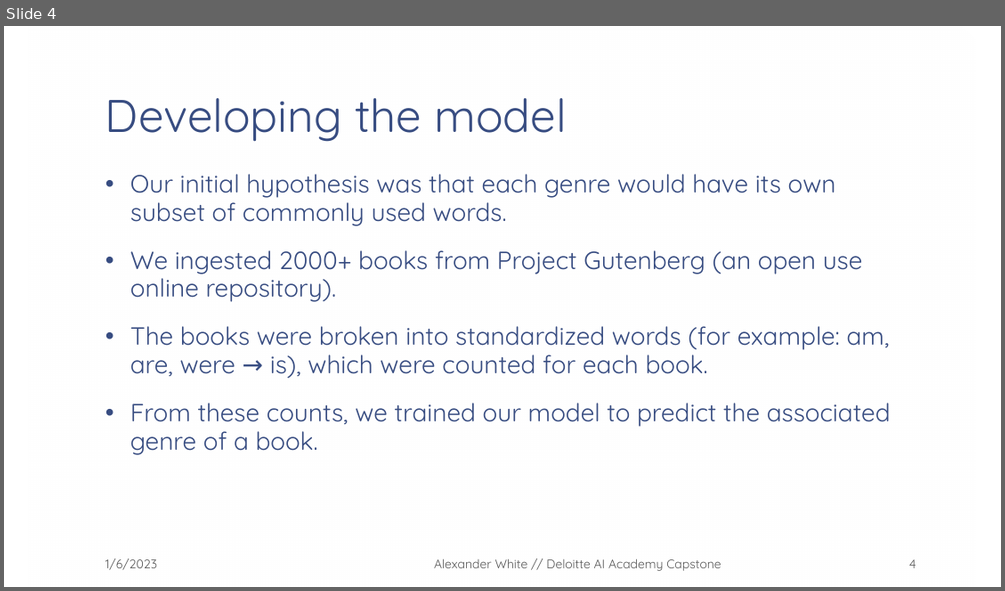
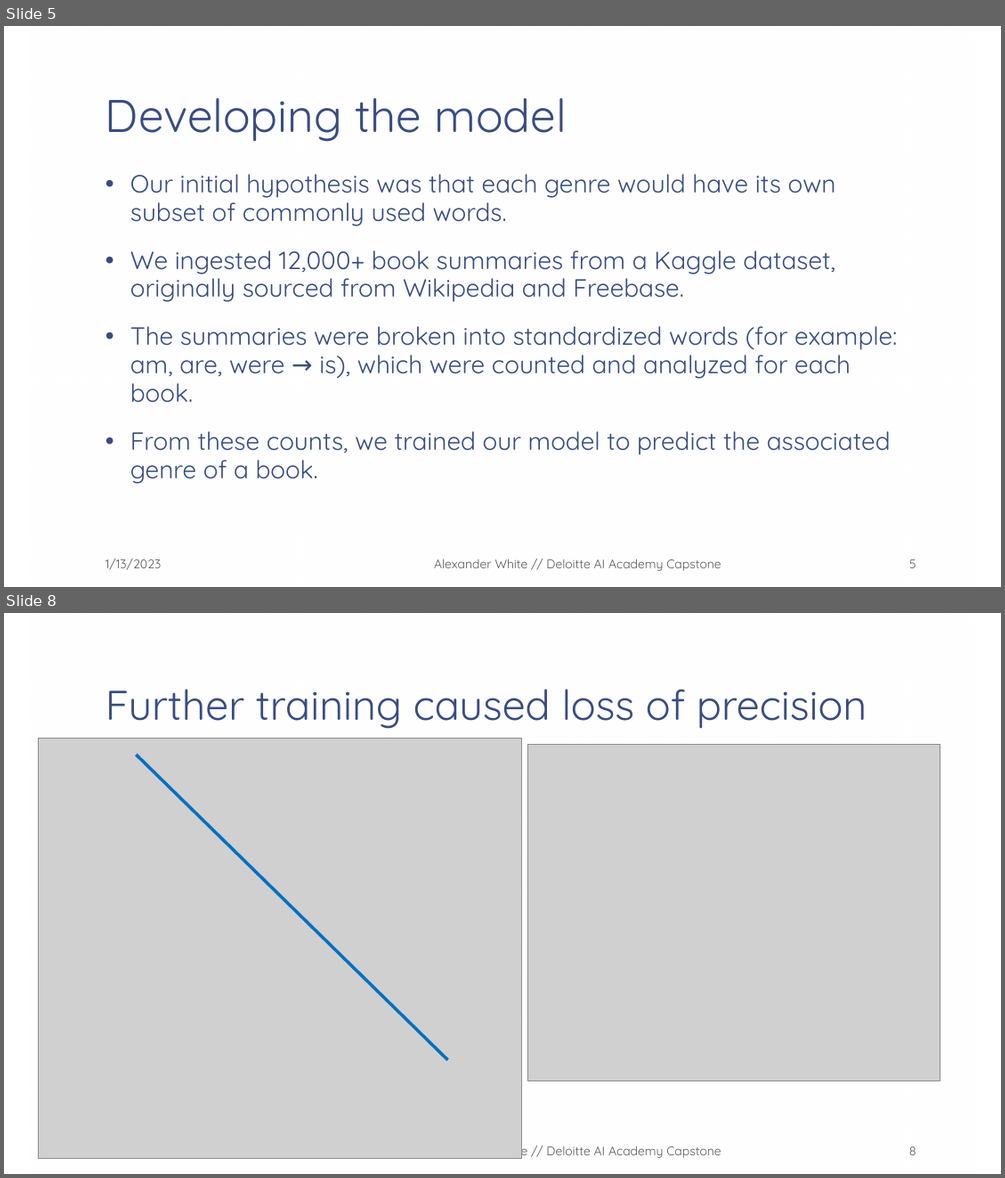
Before and after one commit to SolivagantAI/AI-Academy-Capstone, a slide deck: Presentations/Machine Learning in the Milieu.pptx. Shown one above the other, each under a label of ours: slide 4 before the commit, slides 5 and 8 after it; the slides between them are not shown. The pictures are 1005x591 and 1005x1178 pixels, drawn with LibreOffice and Linux fonts; fonts in the diff are those of the drawing; grey boxes stand for pictures; background and template pictures are left out. Boxes give left, top, right and bottom in pixels: in the first picture for what was removed or moved away, otherwise in the second. Text is boxed around its words. In the diff, an @@ line names an element or a change of style, - is before the commit and + after.

```diff
--- a/Presentations/Machine Learning in the Milieu.pptx
+++ b/Presentations/Machine Learning in the Milieu.pptx
@@ slide 8 added at <box>4,613,1001,1174</box>, background picture (left out); not listed: 1 template element that a slide beside it also shows @@
@@ title added at <box>105,689,866,729</box>, 40 pt, text #374C81 @@
+Further training caused loss of precision
@@ picture added at <box>38,738,521,1159</box> @@
@@ picture added at <box>527,744,940,1080</box> @@
@@ line added from (137, 755) to (447, 1060), #0070C0 3 pt @@
@@ text added at <box>434,1143,720,1159</box>, 12 pt, text #595959 @@
+Alexander White // Deloitte AI Academy Capstone
@@ page number added at <box>909,1146,916,1155</box>, 12 pt, text #595959 @@
+8
@@ text added at <box>105,1158,162,1159</box>, 12 pt, text #595959 @@
+1/13/2023
@@ what was slide 4 is now slide 5 @@
@@ slide 5 changed as well @@
@@ text at <box>130,250,897,402</box>: text changed @@
-• We ingested 2000+ books from Project Gutenberg (an open use online repository).
-• The books were broken into standardized words (for example: am, are, were → is), which were counted for each book.
+• We ingested 12,000+ book summaries from a Kaggle dataset, originally sourced from Wikipedia and Freebase.
+• The summaries were broken into standardized words (for example: am, are, were → is), which were counted and analyzed for each book.
@@ text at <box>105,558,162,570</box>: text changed @@
-1/6/2023
+1/13/2023
@@ page number at <box>909,559,916,568</box>: text changed @@
-4
+5
```
Also in this commit, not shown: 6 other slides changed, 5 other slides added, 1 slide removed, 1 other file.
